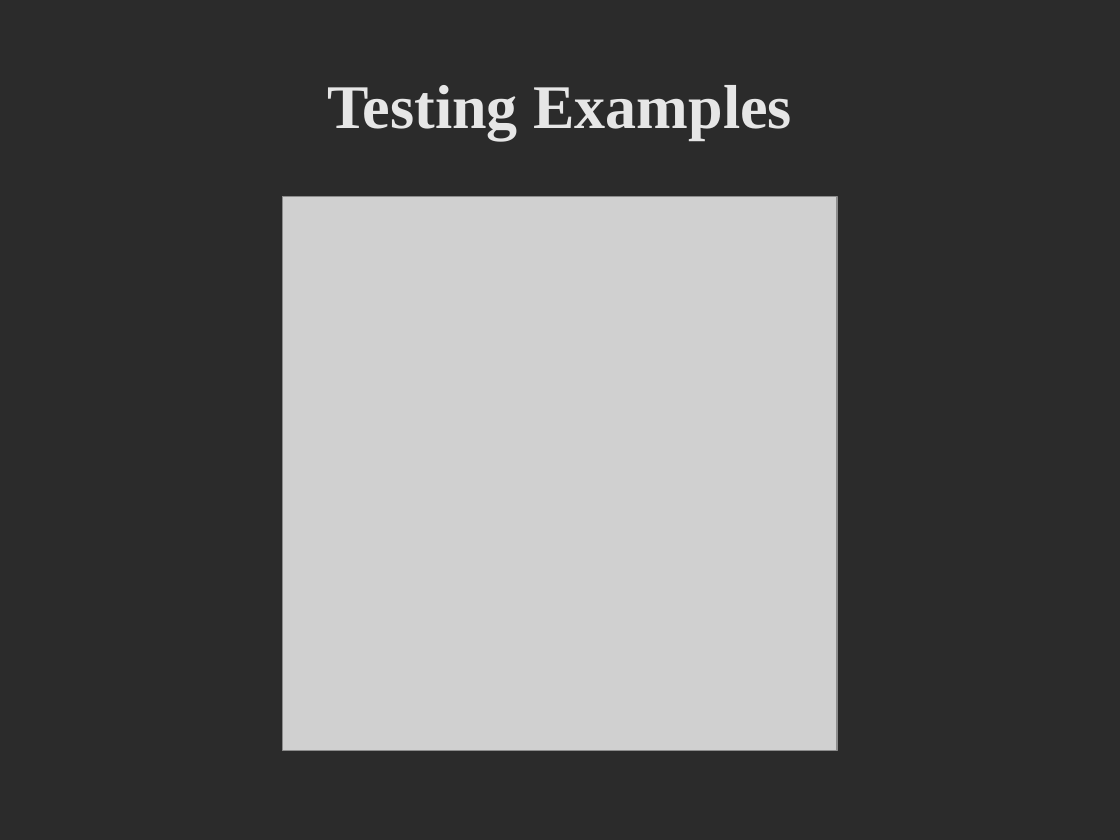
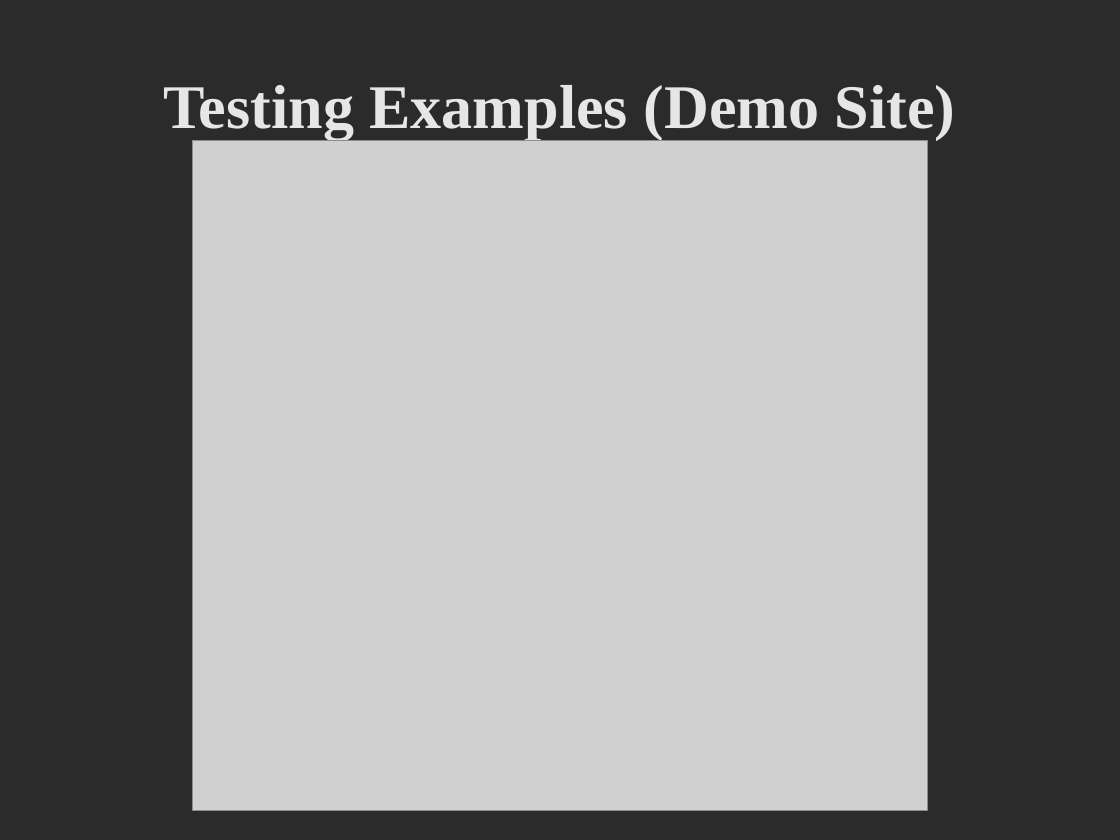
Before and after one commit to dfanica/onesite-unit-test-demo, a slide deck: slide 8 of public/files/presentation.odp (slide 9 before the commit). Drawn at 1120x840 pixels with LibreOffice and Linux fonts; fonts in the diff are those of the drawing; grey boxes stand for pictures; background and template pictures are left out; a plain dark background stands for a picture behind light text. Boxes give left, top, right and bottom in pixels: in the first picture for what was removed or moved away, otherwise in the second. Text is boxed around its words. In the diff, an @@ line names an element or a change of style, - is before the commit and + after.

Commit message:
Updated presentation with more examples, and added a selenium definition file.

```diff
--- a/public/files/presentation.odp
+++ b/public/files/presentation.odp
@@ title at bbox=[163, 85, 956, 140]: text changed @@
-Testing Examples
+Testing Examples (Demo Site)
@@ picture: place and size @@
-picture at bbox=[283, 196, 837, 751]
+picture at bbox=[193, 140, 928, 810]
```
Also in this commit, not shown: 3 other slides changed, 3 slides added, 1 other file.
